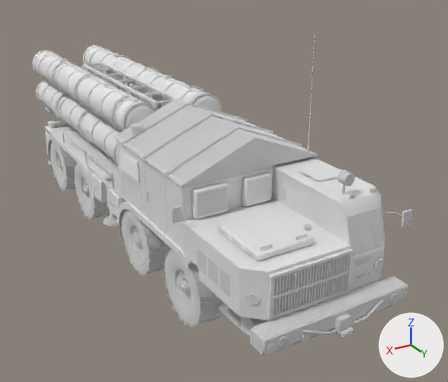
What one commit did to the glTF model models/vehicles/s300.glb.
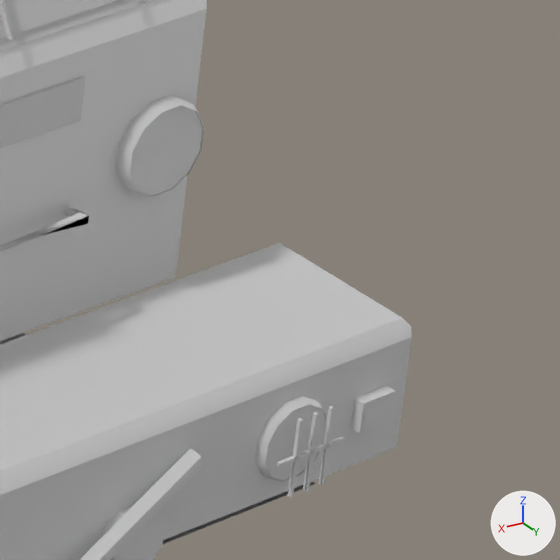
The first picture shows the older version from a camera (50 mm lens) standing at (6.01, 12.78, 7.15) and looking at (-0.94, 1.21, 1.36). The close-ups show the older and then the newer version on the part from 80% to 95% of the width and 65% to 82% of the height of that picture. Only the edits that show in the close-ups are written down. The lights are fixed; the arrows at lower right show +X, +Y and +Z. Where no turn or scale is listed for an object, it has been applied to the vertices. Vertices at exactly the same position are counted once.

The scene before the commit, as lines of its bpy script (objects in view):
```python
me_body = bpy.data.meshes.new('body')
me_body.from_pydata(...)  # 3264 vertices, 5019 faces; spans x -1.83..1.81, y -11.88..0.21, z 0.42..5.32
# faces by material slot: [1388, 3631]
me_body.materials.append(mat_paint)  # white #e7e7e7
me_body.materials.append(mat_detail)  # white #e7e7e7
ob_body = bpy.data.objects.new('body', me_body)
ob_body.parent = ob_s300
ob_body.location = (0.0, 6.477, 0.0)
```
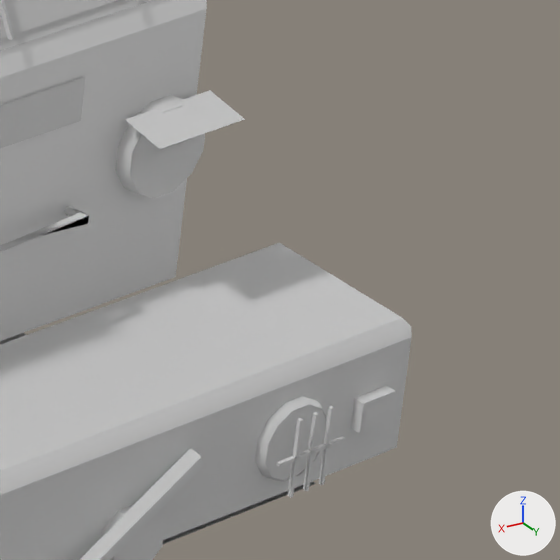
What differs and where, as boxes (x1, y1, x2, y2) in the close-ups (560 x 560 px):
part 1 of me_body, added
    after: (131, 106, 205, 198)
part 2 of me_body, added
    after: (125, 90, 245, 166)

Edits to the bpy script that builds the scene:
```text
Change me_body:
    used by ob_body; parent = ob_s300; location = (0.0, 6.477, 0.0)
    verts and faces of me_body; kept vertices keep their numbers, new ones are numbered from 3264
    remove me_body.from_pydata(...)  # 3264 vertices, 5019 faces; spans x -1.83..1.81, y -11.88..0.21, z 0.42..5.32
    add me_body.from_pydata(...)  # 3324 vertices, 5077 faces; spans x -1.83..1.81, y -11.88..0.21, z 0.42..5.32
    me_body part 1: the loose piece of 12 vertices spanning x -1.22..-1.02, y -0.35, z 1.64..1.84 is copied, and the copy is moved by (0.0, 0.01, 0.0); it spans x -1.22..-1.02, y -0.34, z 1.64..1.84
    me_body part 2
    add verts[3264] = (-1.18, -0.34, 1.75)  # pixel (192, 139)
    add verts[3265] = (-1.06, -0.34, 1.75)  # pixel (147, 155)
    add verts[3266] = (-1.06, -0.34, 1.73)  # pixel (145, 165)
    add verts[3267] = (-1.18, -0.34, 1.73)  # pixel (191, 149)
    add verts[3268] = (-1.24, -0.36, 1.84)  # pixel (210, 90)
    add verts[3269] = (-1.0, -0.36, 1.84)  # pixel (124, 119)
    add verts[3270] = (-1.0, -0.26, 1.82)  # pixel (159, 149)
    add verts[3271] = (-1.24, -0.26, 1.82)  # pixel (245, 119)
    add faces += [(3264, 3265, 3266), (3264, 3266, 3267), (3268, 3269, 3270), (3268, 3270, 3271)]  # mat_detail (white #e7e7e7)
    other edits to the shape of me_body do not show in these pictures
```
